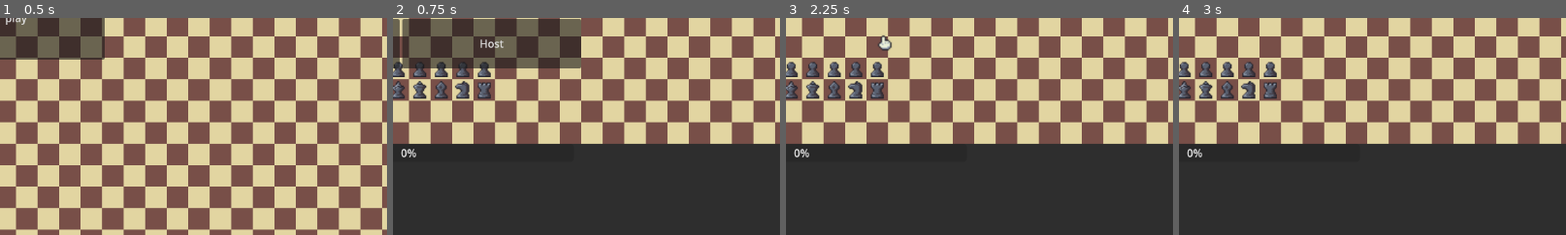
Above: before the commit, frames 1-4 (left to right).
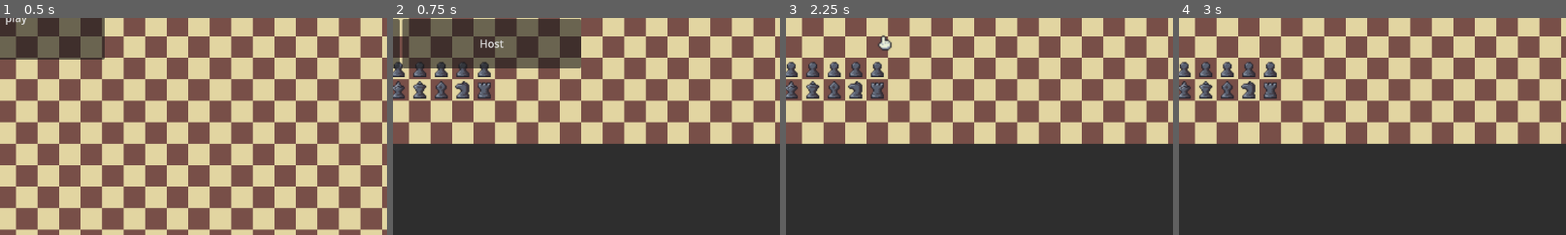
Above: after the commit, the same moments.

Repository: sentinelle28/Chess_P2P
Game: Godot game, scene res://scene/main/main_menu.tscn
Two runs of this game, one before a commit and one after it. Both use one fixed random seed, a clock stepped at 60 frames per second and the inputs below.
Inputs (mouse positions are % of the whole screen's width and height, from its top left):
- Up to frame 1 (0.5 s): no input
- Up to frame 2 (0.75 s): click "play" at 0.5 s
- Up to frame 3 (2.25 s): click (49, 44) at 1.27 s; type "Alex" at 1.35 s; click "Host" at 2 s
- Up to frame 4 (3 s): tap Enter at 2.75 s; move the mouse to (72, 45) at 2.77 s; click (72, 45) at 2.85 s
The pictures show only the part of the screen within x 48-98%, y 50-100%; the shares and areas given below are measured in that part.

Frame 1 is identical in both runs. In frame 2, 0.1% of the frame differs, in the area x 2-7%, y 60-65%; in frame 3, 0.1%; in frame 4, 0.1%.

Commit message:
Added basic card functionnality

Diff:
--- /dev/null
+++ b/component/card_maneger/Card.gd
@@ -0,0 +1,31 @@
+extends Panel
+class_name CardHolder
+
+signal discard(index:int)
+signal use(index:int)
+
+@onready var self_index:int = get_index()
+
+@onready var name_label:Label = $VBoxContainer/Control/Name_of_the_card
+@onready var description_label:Label = $VBoxContainer/Control2
+
+func _ready() -> void:
+	$VBoxContainer/Action_Bar/Discard.connect("pressed",_discard)
+	$VBoxContainer/Action_Bar/Use.connect("pressed",_use)
+
+
+func _discard()->void:
+	emit_signal("discard",self_index)
+
+func _use()->void:
+	emit_signal("use",self_index)
+
+func _change_card(value:CardStrategyPattern)->void:
+	_change_descrition(value.description)
+	_change_name(value.name)
+
+func _change_descrition(new_desc:String)->void:
+	description_label.text = new_desc
+
+func _change_name(new_name:String)->void:
+	name_label.text = new_name
--- /dev/null
+++ b/component/card_maneger/CardManager.gd
@@ -0,0 +1,6 @@
+extends Node
+class_name CardManager
+@export var array_of_card:Array[Panel]
+
+func _ready() -> void:
+	pass
--- /dev/null
+++ b/component/card_maneger/CardStrategyPattern.gd
@@ -0,0 +1,5 @@
+extends Resource
+class_name CardStrategyPattern
+@export var name:String
+@export var description:String
+@export var rarity:int
--- a/scene/gameplay_scene/gameplay.gd
+++ b/scene/gameplay_scene/gameplay.gd
@@ -62,6 +62,8 @@
 	EventListenner._reset_action()
 	EventListenner._reset_consequence()
 	$PieceManager._reset()
+
+	$UI_related/UI/bottom_box/Card.show()
 
 @rpc("authority","call_remote")
 func _reset_client()->void:
--- a/scene/gameplay_scene/gameplay.tscn
+++ b/scene/gameplay_scene/gameplay.tscn
@@ -1,10 +1,11 @@
-[gd_scene load_steps=16 format=4 uid="uid://chpp6u6l8c72o"]
+[gd_scene load_steps=17 format=4 uid="uid://chpp6u6l8c72o"]
 
 [ext_resource type="Script" uid="uid://cyyr26uacur4g" path="res://scene/gameplay_scene/gameplay.gd" id="1_tfltx"]
 [ext_resource type="PackedScene" uid="uid://djpfvvn6vm40b" path="res://instance/player_instance/mouse.tscn" id="2_agxrv"]
 [ext_resource type="Texture2D" uid="uid://gskdca2b7bu0" path="res://asset/visual/pixel chess_v1.2/boards/board_plain_05.png" id="3_7ggfb"]
 [ext_resource type="Script" uid="uid://eu4sjlhoqwpp" path="res://component/piece_manager/PieceManager.gd" id="4_h3lfs"]
 [ext_resource type="PackedScene" uid="uid://4m31j6a34hu4" path="res://instance/piece_instance/Piece_lib/king.tscn" id="5_2l5nx"]
+[ext_resource type="Script" uid="uid://2ar7rvy5cxeg" path="res://component/card_maneger/Card.gd" id="5_dr73f"]
 [ext_resource type="Texture2D" uid="uid://bscdnhk241vqs" path="res://asset/visual/pixel chess_v1.2/16x16 pieces/BlackPieces.png" id="6_bu0yp"]
 [ext_resource type="PackedScene" uid="uid://p0dm03gw6762" path="res://instance/piece_instance/Piece_lib/queen.tscn" id="7_2kjuw"]
 [ext_resource type="PackedScene" uid="uid://cprhdkq3mjwqu" path="res://instance/piece_instance/Piece_lib/beashop.tscn" id="8_dr73f"]
@@ -124,53 +125,19 @@
 frame = 5
 
 [node name="Card" type="VBoxContainer" parent="UI_related/UI/bottom_box"]
+visible = false
 layout_mode = 2
 size_flags_horizontal = 3
 size_flags_stretch_ratio = 1.5
 
 [node name="ProgressBar" type="ProgressBar" parent="UI_related/UI/bottom_box/Card"]
 layout_mode = 2
+size_flags_vertical = 3
 rounded = true
-
-[node name="Control" type="Control" parent="UI_related/UI/bottom_box/Card"]
-layout_mode = 2
-size_flags_vertical = 3
-
-[node name="action" type="Control" parent="UI_related/UI/bottom_box"]
-layout_mode = 2
-size_flags_horizontal = 3
-
-[node name="InMatch" type="VBoxContainer" parent="UI_related/UI/bottom_box/action"]
-visible = false
-layout_mode = 1
-anchors_preset = 15
-anchor_right = 1.0
-anchor_bottom = 1.0
-grow_horizontal = 2
-grow_vertical = 2
-
-[node name="Reset" type="Button" parent="UI_related/UI/bottom_box/action/InMatch"]
-layout_mode = 2
-size_flags_vertical = 3
-text = "Reset"
-
-[node name="Validate" type="Button" parent="UI_related/UI/bottom_box/action/InMatch"]
-layout_mode = 2
-size_flags_vertical = 3
-text = "Validate turn"
-
-[node name="Start" type="Button" parent="UI_related/UI/bottom_box/action"]
-visible = false
-layout_mode = 1
-anchors_preset = 15
-anchor_right = 1.0
-anchor_bottom = 1.0
-grow_horizontal = 2
-grow_vertical = 2
-text = "Start"
-
-[node name="Defeat" type="Label" parent="UI_related"]
-visible = false
+show_percentage = false
+
+[node name="Label" type="Label" parent="UI_related/UI/bottom_box/Card/ProgressBar"]
+layout_mode = 1
 anchors_preset = 8
 anchor_left = 0.5
 anchor_top = 0.5
@@ -182,10 +149,197 @@
 offset_bottom = 11.5
 grow_horizontal = 2
 grow_vertical = 2
-text = "Defeat"
-label_settings = SubResource("LabelSettings_2kjuw")
-
-[node name="Victory" type="Label" parent="UI_related"]
+text = "Energy"
+
+[node name="Control" type="HBoxContainer" parent="UI_related/UI/bottom_box/Card"]
+layout_mode = 2
+size_flags_vertical = 3
+size_flags_stretch_ratio = 4.0
+
+[node name="Card" type="Panel" parent="UI_related/UI/bottom_box/Card/Control"]
+layout_mode = 2
+size_flags_horizontal = 3
+script = ExtResource("5_dr73f")
+metadata/_custom_type_script = "uid://2ar7rvy5cxeg"
+
+[node name="VBoxContainer" type="VBoxContainer" parent="UI_related/UI/bottom_box/Card/Control/Card"]
+layout_mode = 1
+anchors_preset = 15
+anchor_right = 1.0
+anchor_bottom = 1.0
+grow_horizontal = 2
+grow_vertical = 2
+
+[node name="Control" type="Control" parent="UI_related/UI/bottom_box/Card/Control/Card/VBoxContainer"]
+layout_mode = 2
+size_flags_vertical = 3
+
+[node name="Name_of_the_card" type="Label" parent="UI_related/UI/bottom_box/Card/Control/Card/VBoxContainer/Control"]
+layout_mode = 1
+anchors_preset = 5
+anchor_left = 0.5
+anchor_right = 0.5
+offset_left = -20.0
+offset_right = 20.0
+offset_bottom = 23.0
+grow_horizontal = 2
+text = "Name"
+
+[node name="Control2" type="Label" parent="UI_related/UI/bottom_box/Card/Control/Card/VBoxContainer"]
+layout_mode = 2
+size_flags_vertical = 3
+size_flags_stretch_ratio = 2.0
+text = "Description"
+horizontal_alignment = 1
+
+[node name="Action_Bar" type="HBoxContainer" parent="UI_related/UI/bottom_box/Card/Control/Card/VBoxContainer"]
+layout_mode = 2
+size_flags_vertical = 3
+
+[node name="Discard" type="Button" parent="UI_related/UI/bottom_box/Card/Control/Card/VBoxContainer/Action_Bar"]
+layout_mode = 2
+size_flags_horizontal = 3
+text = "Discard"
+
+[node name="Use" type="Button" parent="UI_related/UI/bottom_box/Card/Control/Card/VBoxContainer/Action_Bar"]
+layout_mode = 2
+size_flags_horizontal = 3
+text = "Use"
+
+[node name="Card2" type="Panel" parent="UI_related/UI/bottom_box/Card/Control"]
+layout_mode = 2
+size_flags_horizontal = 3
+script = ExtResource("5_dr73f")
+metadata/_custom_type_script = "uid://2ar7rvy5cxeg"
+
+[node name="VBoxContainer" type="VBoxContainer" parent="UI_related/UI/bottom_box/Card/Control/Card2"]
+layout_mode = 1
+anchors_preset = 15
+anchor_right = 1.0
+anchor_bottom = 1.0
+grow_horizontal = 2
+grow_vertical = 2
+
+[node name="Control" type="Control" parent="UI_related/UI/bottom_box/Card/Control/Card2/VBoxContainer"]
+layout_mode = 2
+size_flags_vertical = 3
+
+[node name="Name_of_the_card" type="Label" parent="UI_related/UI/bottom_box/Card/Control/Card2/VBoxContainer/Control"]
+layout_mode = 1
+anchors_preset = 5
+anchor_left = 0.5
+anchor_right = 0.5
+offset_left = -20.0
+offset_right = 20.0
+offset_bottom = 23.0
+grow_horizontal = 2
+text = "Name"
+
+[node name="Control2" type="Label" parent="UI_related/UI/bottom_box/Card/Control/Card2/VBoxContainer"]
+layout_mode = 2
+size_flags_vertical = 3
+size_flags_stretch_ratio = 2.0
+text = "Description"
+horizontal_alignment = 1
+
+[node name="Action_Bar" type="HBoxContainer" parent="UI_related/UI/bottom_box/Card/Control/Card2/VBoxContainer"]
+layout_mode = 2
+size_flags_vertical = 3
+
+[node name="Discard" type="Button" parent="UI_related/UI/bottom_box/Card/Control/Card2/VBoxContainer/Action_Bar"]
+layout_mode = 2
+size_flags_horizontal = 3
+text = "Discard"
+
+[node name="Use" type="Button" parent="UI_related/UI/bottom_box/Card/Control/Card2/VBoxContainer/Action_Bar"]
+layout_mode = 2
+size_flags_horizontal = 3
+text = "Use"
+
+[node name="Card3" type="Panel" parent="UI_related/UI/bottom_box/Card/Control"]
+layout_mode = 2
+size_flags_horizontal = 3
+script = ExtResource("5_dr73f")
+metadata/_custom_type_script = "uid://2ar7rvy5cxeg"
+
+[node name="VBoxContainer" type="VBoxContainer" parent="UI_related/UI/bottom_box/Card/Control/Card3"]
+layout_mode = 1
+anchors_preset = 15
+anchor_right = 1.0
+anchor_bottom = 1.0
+grow_horizontal = 2
+grow_vertical = 2
+
+[node name="Control" type="Control" parent="UI_related/UI/bottom_box/Card/Control/Card3/VBoxContainer"]
+layout_mode = 2
+size_flags_vertical = 3
+
+[node name="Name_of_the_card" type="Label" parent="UI_related/UI/bottom_box/Card/Control/Card3/VBoxContainer/Control"]
+layout_mode = 1
+anchors_preset = 5
+anchor_left = 0.5
+anchor_right = 0.5
+offset_left = -20.0
+offset_right = 20.0
+offset_bottom = 23.0
+grow_horizontal = 2
+text = "Name"
+
+[node name="Control2" type="Label" parent="UI_related/UI/bottom_box/Card/Control/Card3/VBoxContainer"]
+layout_mode = 2
+size_flags_vertical = 3
+size_flags_stretch_ratio = 2.0
+text = "Description"
+horizontal_alignment = 1
+
+[node name="Action_Bar" type="HBoxContainer" parent="UI_related/UI/bottom_box/Card/Control/Card3/VBoxContainer"]
+layout_mode = 2
+size_flags_vertical = 3
+
+[node name="Discard" type="Button" parent="UI_related/UI/bottom_box/Card/Control/Card3/VBoxContainer/Action_Bar"]
+layout_mode = 2
+size_flags_horizontal = 3
+text = "Discard"
+
+[node name="Use" type="Button" parent="UI_related/UI/bottom_box/Card/Control/Card3/VBoxContainer/Action_Bar"]
+layout_mode = 2
+size_flags_horizontal = 3
+text = "Use"
+
+[node name="action" type="Control" parent="UI_related/UI/bottom_box"]
+layout_mode = 2
+size_flags_horizontal = 3
+
+[node name="InMatch" type="VBoxContainer" parent="UI_related/UI/bottom_box/action"]
+visible = false
+layout_mode = 1
+anchors_preset = 15
+anchor_right = 1.0
+anchor_bottom = 1.0
+grow_horizontal = 2
+grow_vertical = 2
+
+[node name="Reset" type="Button" parent="UI_related/UI/bottom_box/action/InMatch"]
+layout_mode = 2
+size_flags_vertical = 3
+text = "Reset"
+
+[node name="Validate" type="Button" parent="UI_related/UI/bottom_box/action/InMatch"]
+layout_mode = 2
+size_flags_vertical = 3
+text = "Validate turn"
+
+[node name="Start" type="Button" parent="UI_related/UI/bottom_box/action"]
+visible = false
+layout_mode = 1
+anchors_preset = 15
+anchor_right = 1.0
+anchor_bottom = 1.0
+grow_horizontal = 2
+grow_vertical = 2
+text = "Start"
+
+[node name="Defeat" type="Label" parent="UI_related"]
 visible = false
 anchors_preset = 8
 anchor_left = 0.5
@@ -198,6 +352,22 @@
 offset_bottom = 11.5
 grow_horizontal = 2
 grow_vertical = 2
+text = "Defeat"
+label_settings = SubResource("LabelSettings_2kjuw")
+
+[node name="Victory" type="Label" parent="UI_related"]
+visible = false
+anchors_preset = 8
+anchor_left = 0.5
+anchor_top = 0.5
+anchor_right = 0.5
+anchor_bottom = 0.5
+offset_left = -20.0
+offset_top = -11.5
+offset_right = 20.0
+offset_bottom = 11.5
+grow_horizontal = 2
+grow_vertical = 2
 text = "Victory"
 label_settings = SubResource("LabelSettings_2kjuw")
 
Not shown, added: component/card_maneger/Card.gd.uid
Not shown, added: component/card_maneger/CardManager.gd.uid
Not shown, added: component/card_maneger/CardStrategyPattern.gd.uid
